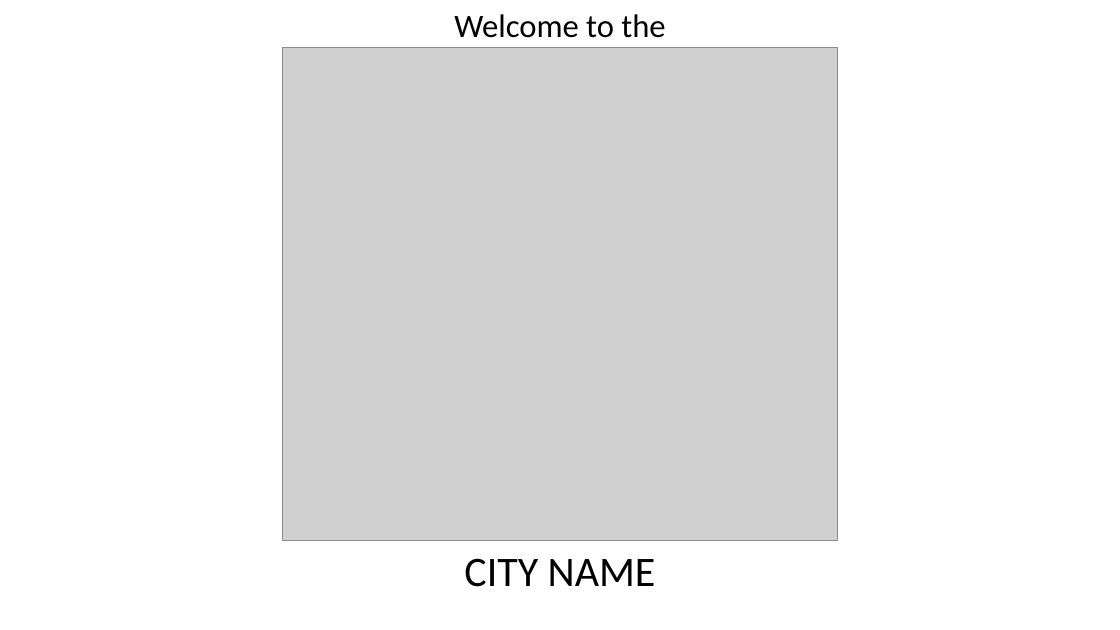
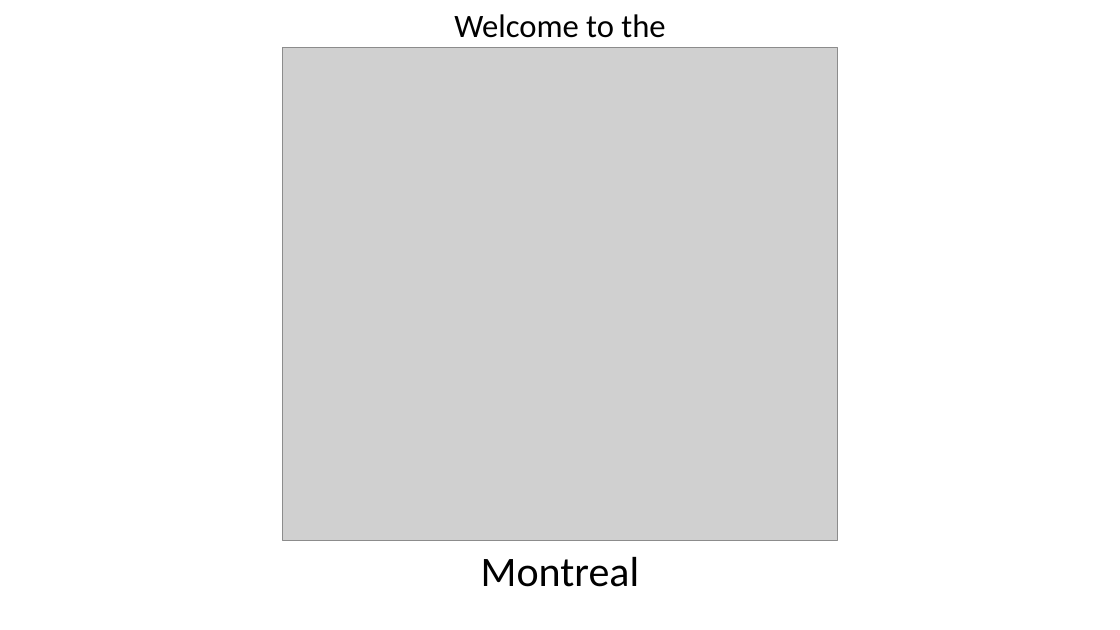
Before and after one commit to MSDEVMTL/GlobalAzureBootcamp2018, a slide deck: slide 1 of Step0/Intro.pptx. Drawn at 1120x630 pixels with LibreOffice and Linux fonts; fonts in the diff are those of the drawing; grey boxes stand for pictures; background and template pictures are left out. Boxes give left, top, right and bottom in pixels: in the first picture for what was removed or moved away, otherwise in the second. Text is boxed around its words. In the diff, an @@ line names an element or a change of style, - is before the commit and + after.

```diff
--- a/Step0/Intro.pptx
+++ b/Step0/Intro.pptx
@@ text at (481, 557, 639, 587): text changed @@
-CITY NAME
+Montreal
```
Also in this commit, not shown: 1 other slide changed, 1 slide added, 1 slide removed, 1 other file.
